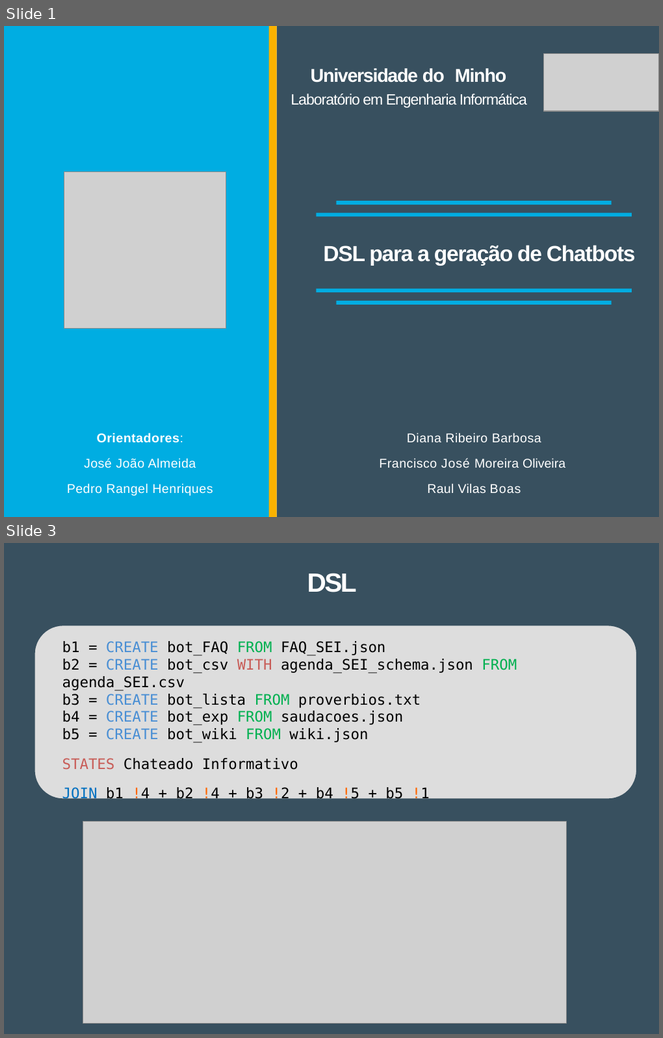
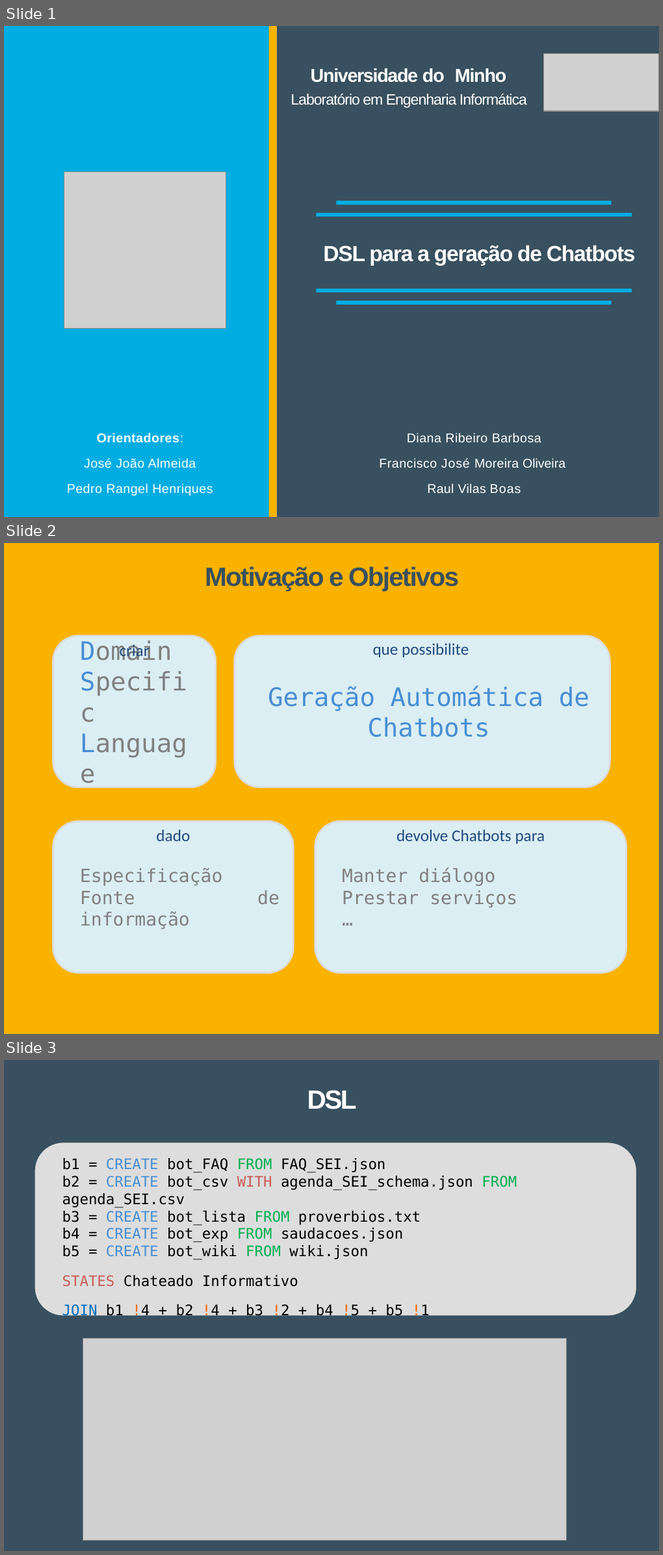
Before and after one commit to Tibblue/PLC, a slide deck: LEI/apresentações/checkpoint2/apresLEI_grupo47.pptx. Shown one above the other, each under a label of ours: slides 1 and 3 before the commit, slides 1, 2 and 3 after it; the slides between them are not shown. The pictures are 663x1038 and 663x1555 pixels, drawn with LibreOffice and Linux fonts; fonts in the diff are those of the drawing; grey boxes stand for pictures; background and template pictures are left out. Boxes give left, top, right and bottom in pixels: in the first picture for what was removed or moved away, otherwise in the second. Text is boxed around its words. In the diff, an @@ line names an element or a change of style, - is before the commit and + after.

```diff
--- a/LEI/apresentações/checkpoint2/apresLEI_grupo47.pptx
+++ b/LEI/apresentações/checkpoint2/apresLEI_grupo47.pptx
@@ slide 2 added at (4,543,659,1034), background #FFFFFF @@
@@ freeform shape added at (4,543,659,1034), fill #FAB200 @@
@@ title added at (205,566,459,591), 29 pt, text #38505F, bold @@
+Motivação e Objetivos
@@ rounded rectangle added at (53,636,216,787), fill #DBEEF4, outline #DDDDDD 2 pt, 28 pt, text #808080 @@
+Domain
+Specific
+Language
@@ rounded rectangle added at (235,636,610,787), fill #DBEEF4, outline #DDDDDD 2 pt, 28 pt, text #488ED4 @@
+Geração Automática de Chatbots
@@ text added at (120,642,150,660), 18 pt, text #1F497D @@
+criar
@@ text added at (373,643,469,657), 18 pt, text #1F497D @@
+que possibilite
@@ rounded rectangle added at (53,821,294,973), fill #DBEEF4, outline #DDDDDD 2 pt, 20 pt, text #808080 @@
+Especificação
+Fonte de informação
@@ text added at (156,830,190,841), 18 pt, text #1F497D @@
+dado
@@ rounded rectangle added at (315,821,627,973), fill #DBEEF4, outline #DDDDDD 2 pt, 20 pt, text #808080 @@
+Manter diálogo
+Prestar serviços
+…
@@ text added at (397,830,545,844), 18 pt, text #1F497D @@
+devolve Chatbots para
```
Also in this commit, not shown: 3 slides changed, 5 other slides added, 1 slide removed.
